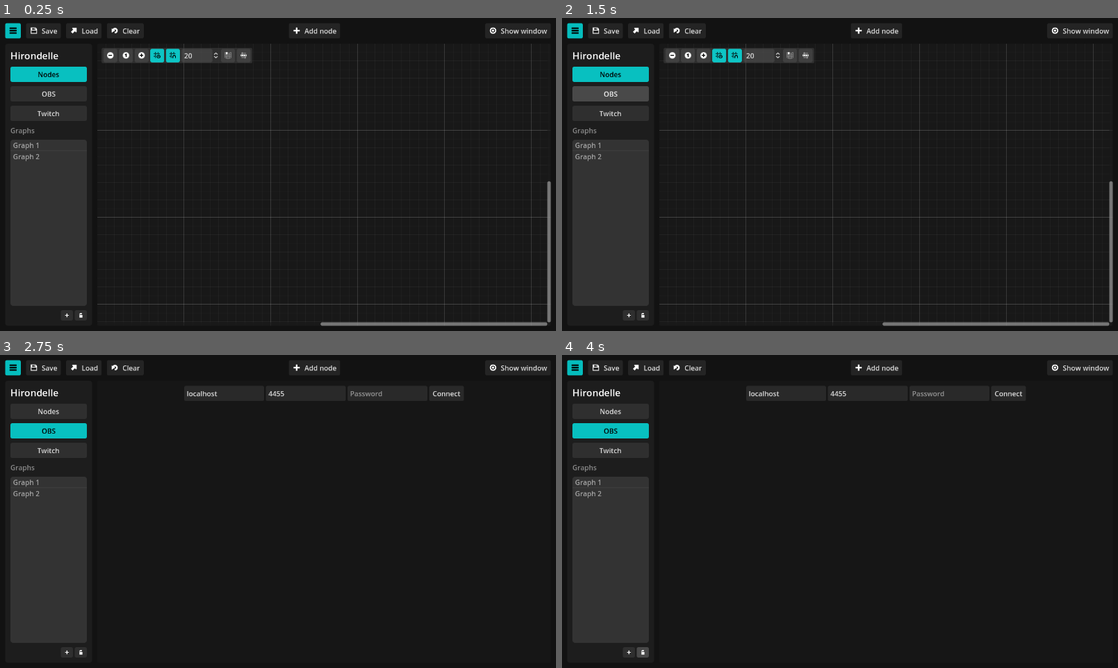
Above: before the commit, frames 1-4 (two rows, left to right).
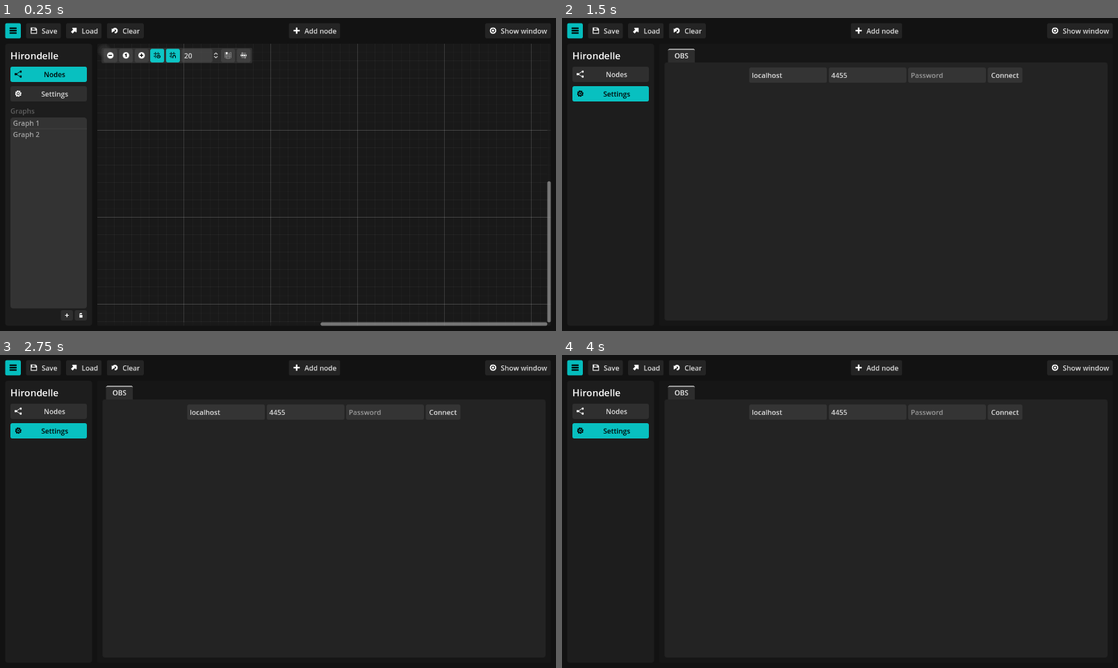
Above: after the commit, the same moments.

Repository: open-source-church/hirondelle-godot
Game: Godot game, scene res://scenes/controls/test.tscn
Same seed, same stepped clock (60 frames per second), same inputs: the game is played once before the commit and once after it.
Inputs (mouse positions are in pixels of both pictures, inside the frame that each line leads up to):
- Up to frame 1 (0.25 s): no input
- Up to frame 2 (1.5 s): click "Nodes" at 0.5 s; click (612, 93) at 1.25 s, where only the run before the commit has a clickable "OBS"
- Up to frame 3 (2.75 s): click (50, 430) at 2 s, where only the run after the commit has a clickable "Settings"
- Up to frame 4 (4 s): click (628, 652) at 2.77 s; click (645, 652) at 3.52 s

The runs differ from the first frame. In frame 1, 0.5% of the frame differs, in the area x 1-16%, y 16-46%; in frame 2, 6.1%, in the area x 1-100%, y 8-99%; in frame 3, 3.0%; in frame 4, 3.1%.

Commit message:
UI tweaks and code cleanup to prepare for multiple graph edits

Diff:
--- a/globals/global.gd
+++ b/globals/global.gd
@@ -1,6 +1,7 @@
 extends Node
 
 const VECTOR_WHITE_ICONS = preload("res://themes/kenney-game-icons/vector_whiteIcons.svg")
+const PORTS_TEXTURE =  preload("res://themes/ports.svg")
 
 var window : HWindow
 var OBS : OBSWebSocket
@@ -36,7 +37,6 @@
 	icon = ImageTexture.create_from_image(icon.get_image())
 	icon.set_size_override(Vector2i(icon_width, icon_width))
 	return icon
-	return Texture2D.new()
 
 func get_main_icon(icon : String, width : int) -> Texture2D:
 	var p = Vector2i(0, 0)
@@ -66,3 +66,10 @@
 	if "bool" in node._type:
 		return E.connection_colors[E.CONNECTION_TYPES.BOOL]
 	return Color.WHITE
+
+func reverse_icon(icon : Texture2D) -> Texture2D:
+	var img = icon.get_image()
+	img.flip_x()
+	var icon2 = ImageTexture.create_from_image(img)
+	icon2.set_size_override(icon.get_size())
+	return icon2
--- a/project.godot
+++ b/project.godot
@@ -21,6 +21,10 @@
 E="*res://globals/enums.gd"
 G="*res://globals/global.gd"
 
+[debug]
+
+gdscript/warnings/unused_private_class_variable=0
+
 [display]
 
 window/size/viewport_width=1280
--- a/scenes/controls/add_node_popup.gd
+++ b/scenes/controls/add_node_popup.gd
@@ -22,9 +22,9 @@
 func update_node_list() -> void:
 	lst_nodes.clear()
 
-	var _node_list = node_list.filter(func (i): return filter(i))
+	var _node_list = node_list.filter(func (_i): return filter(_i))
 
-	var last_category
+	var last_category = null
 
 	var i = 0
 	for n in _node_list:
@@ -62,7 +62,7 @@
 	hide()
 
 func select_item(idx : int) -> void:
-	var n = node_list.filter(func (n): return n._type == lst_nodes.get_item_metadata(idx)).front()
+	var n = node_list.filter(func (_n): return _n._type == lst_nodes.get_item_metadata(idx)).front()
 	if not n: return
 
 	var description = "[b]%s[/b]\n" % n._title
--- a/scenes/controls/test.gd
+++ b/scenes/controls/test.gd
@@ -9,11 +9,12 @@
 @onready var btn_window: Button = %BtnWindow
 @onready var h_window: HWindow = %HWindow
 @onready var btn_add_node: Button = %BtnAddNode
+@onready var graph_list: VBoxContainer = %GraphList
 
 @onready var btn_menu_nodes: Button = %BtnMenuNodes
-@onready var btn_menu_obs: Button = %BtnMenuOBS
-@onready var nodes: VBoxContainer = %Nodes
-@onready var obs: MarginContainer = %OBS
+@onready var btn_menu_settings: Button = %BtnMenuSettings
+@onready var nodes: TabContainer = %Nodes
+@onready var settings: MarginContainer = %Settings
 
 const ADD_NODE_POPUP = preload("res://scenes/controls/add_node_popup.tscn")
 var popup_add_node : Window
@@ -25,9 +26,11 @@
 	btn_clear.pressed.connect(graph_edit.clear)
 	btn_menu.toggled.connect(menu_panel.set_visible)
 	btn_window.toggled.connect(h_window.set_visible)
-	btn_menu_nodes.toggled.connect(nodes.set_visible)
-	btn_menu_obs.toggled.connect(obs.set_visible)
 	btn_add_node.pressed.connect(show_add_node_popup)
+	# Left menu
+	btn_menu_nodes.pressed.connect(show_tab.bind(nodes))
+	btn_menu_settings.pressed.connect(show_tab.bind(settings))
+	show_tab(nodes)
 
 	popup_add_node = ADD_NODE_POPUP.instantiate()
 	popup_add_node.visible = false
@@ -39,6 +42,8 @@
 	popup_add_node.show()
 	popup_add_node.focus_filter()
 
-func _process(_delta: float) -> void:
-	btn_menu_nodes.button_pressed = nodes.visible
-	btn_menu_obs.button_pressed = obs.visible
+func show_tab(tab : Control) -> void:
+	tab.visible = true
+	btn_menu_nodes.button_pressed = tab == nodes
+	btn_menu_settings.button_pressed = tab == settings
+	graph_list.visible = tab == nodes
--- a/scenes/controls/test.tscn
+++ b/scenes/controls/test.tscn
@@ -30,6 +30,14 @@
 atlas = ExtResource("3_5tveq")
 region = Rect2(960, 128, 64, 64)
 
+[sub_resource type="AtlasTexture" id="AtlasTexture_0ldwo"]
+atlas = ExtResource("3_5tveq")
+region = Rect2(320, 448, 64, 64)
+
+[sub_resource type="AtlasTexture" id="AtlasTexture_mb77y"]
+atlas = ExtResource("3_5tveq")
+region = Rect2(896, 128, 64, 64)
+
 [sub_resource type="AtlasTexture" id="AtlasTexture_j4uuc"]
 atlas = ExtResource("3_5tveq")
 region = Rect2(512, 64, 64, 64)
@@ -37,18 +45,6 @@
 [sub_resource type="AtlasTexture" id="AtlasTexture_v6sye"]
 atlas = ExtResource("3_5tveq")
 region = Rect2(512, 192, 64, 64)
-
-[sub_resource type="Gradient" id="Gradient_qfcjl"]
-offsets = PackedFloat32Array(0.880851, 1)
-colors = PackedColorArray(0, 1, 0, 1, 0, 1, 0, 0)
-
-[sub_resource type="GradientTexture2D" id="GradientTexture2D_xb823"]
-gradient = SubResource("Gradient_qfcjl")
-width = 32
-height = 32
-fill = 1
-fill_from = Vector2(0.5, 0.5)
-fill_to = Vector2(0.5, 1)
 
 [node name="Control" type="Control"]
 layout_mode = 3
@@ -158,24 +154,27 @@
 layout_mode = 2
 toggle_mode = true
 text = "Nodes"
-
-[node name="BtnMenuOBS" type="Button" parent="MarginContainer/VBoxContainer/Nodes/MenuPanel/MarginContainer/VBoxContainer"]
-unique_name_in_owner = true
-layout_mode = 2
-toggle_mode = true
-text = "OBS"
-
-[node name="BtnMenuTwitch" type="Button" parent="MarginContainer/VBoxContainer/Nodes/MenuPanel/MarginContainer/VBoxContainer"]
-layout_mode = 2
-text = "Twitch"
-
-[node name="Label2" type="Label" parent="MarginContainer/VBoxContainer/Nodes/MenuPanel/MarginContainer/VBoxContainer"]
-layout_mode = 2
-theme_override_colors/font_color = Color(1, 1, 1, 0.490196)
+icon = SubResource("AtlasTexture_0ldwo")
+
+[node name="BtnMenuSettings" type="Button" parent="MarginContainer/VBoxContainer/Nodes/MenuPanel/MarginContainer/VBoxContainer"]
+unique_name_in_owner = true
+layout_mode = 2
+toggle_mode = true
+text = "Settings"
+icon = SubResource("AtlasTexture_mb77y")
+
+[node name="GraphList" type="VBoxContainer" parent="MarginContainer/VBoxContainer/Nodes/MenuPanel/MarginContainer/VBoxContainer"]
+unique_name_in_owner = true
+layout_mode = 2
+size_flags_vertical = 3
+
+[node name="Label2" type="Label" parent="MarginContainer/VBoxContainer/Nodes/MenuPanel/MarginContainer/VBoxContainer/GraphList"]
+layout_mode = 2
+theme_override_colors/font_color = Color(1, 1, 1, 0.294118)
 text = "Graphs
 "
 
-[node name="ItemList" type="ItemList" parent="MarginContainer/VBoxContainer/Nodes/MenuPanel/MarginContainer/VBoxContainer"]
+[node name="ItemList" type="ItemList" parent="MarginContainer/VBoxContainer/Nodes/MenuPanel/MarginContainer/VBoxContainer/GraphList"]
 custom_minimum_size = Vector2(0, 200)
 layout_mode = 2
 size_flags_vertical = 3
@@ -184,19 +183,19 @@
 item_0/text = "Graph 1"
 item_1/text = "Graph 2"
 
-[node name="HBoxContainer" type="HBoxContainer" parent="MarginContainer/VBoxContainer/Nodes/MenuPanel/MarginContainer/VBoxContainer"]
-layout_mode = 2
-
-[node name="Control" type="Control" parent="MarginContainer/VBoxContainer/Nodes/MenuPanel/MarginContainer/VBoxContainer/HBoxContainer"]
+[node name="HBoxContainer" type="HBoxContainer" parent="MarginContainer/VBoxContainer/Nodes/MenuPanel/MarginContainer/VBoxContainer/GraphList"]
+layout_mode = 2
+
+[node name="Control" type="Control" parent="MarginContainer/VBoxContainer/Nodes/MenuPanel/MarginContainer/VBoxContainer/GraphList/HBoxContainer"]
 layout_mode = 2
 size_flags_horizontal = 3
 
-[node name="Button" type="Button" parent="MarginContainer/VBoxContainer/Nodes/MenuPanel/MarginContainer/VBoxContainer/HBoxContainer"]
+[node name="Button" type="Button" parent="MarginContainer/VBoxContainer/Nodes/MenuPanel/MarginContainer/VBoxContainer/GraphList/HBoxContainer"]
 layout_mode = 2
 theme_override_constants/icon_max_width = 12
 icon = SubResource("AtlasTexture_j4uuc")
 
-[node name="Button4" type="Button" parent="MarginContainer/VBoxContainer/Nodes/MenuPanel/MarginContainer/VBoxContainer/HBoxContainer"]
+[node name="Button4" type="Button" parent="MarginContainer/VBoxContainer/Nodes/MenuPanel/MarginContainer/VBoxContainer/GraphList/HBoxContainer"]
 layout_mode = 2
 theme_override_constants/icon_max_width = 12
 icon = SubResource("AtlasTexture_v6sye")
@@ -207,29 +206,23 @@
 current_tab = 0
 tabs_visible = false
 
-[node name="Nodes" type="VBoxContainer" parent="MarginContainer/VBoxContainer/Nodes/Tabs"]
-unique_name_in_owner = true
-layout_mode = 2
+[node name="Nodes" type="TabContainer" parent="MarginContainer/VBoxContainer/Nodes/Tabs"]
+unique_name_in_owner = true
+layout_mode = 2
+current_tab = 0
+tabs_visible = false
 metadata/_tab_index = 0
 
 [node name="GraphEdit" type="GraphEdit" parent="MarginContainer/VBoxContainer/Nodes/Tabs/Nodes"]
 unique_name_in_owner = true
 layout_mode = 2
 size_flags_vertical = 3
-minimap_enabled = false
 script = ExtResource("1_s4m1c")
-
-[node name="PortSelectionRect" type="TextureRect" parent="MarginContainer/VBoxContainer/Nodes/Tabs/Nodes/GraphEdit"]
+metadata/_tab_index = 0
+
+[node name="Settings" type="MarginContainer" parent="MarginContainer/VBoxContainer/Nodes/Tabs"]
+unique_name_in_owner = true
 visible = false
-z_index = -1
-layout_mode = 0
-offset_right = 32.0
-offset_bottom = 32.0
-texture = SubResource("GradientTexture2D_xb823")
-
-[node name="OBS" type="MarginContainer" parent="MarginContainer/VBoxContainer/Nodes/Tabs"]
-unique_name_in_owner = true
-visible = false
 layout_mode = 2
 theme_override_constants/margin_left = 12
 theme_override_constants/margin_top = 12
@@ -237,7 +230,22 @@
 theme_override_constants/margin_bottom = 12
 metadata/_tab_index = 1
 
-[node name="OBS" parent="MarginContainer/VBoxContainer/Nodes/Tabs/OBS" instance=ExtResource("2_v0q7l")]
+[node name="TabContainer" type="TabContainer" parent="MarginContainer/VBoxContainer/Nodes/Tabs/Settings"]
+layout_mode = 2
+current_tab = 0
+
+[node name="OBS" type="PanelContainer" parent="MarginContainer/VBoxContainer/Nodes/Tabs/Settings/TabContainer"]
+layout_mode = 2
+metadata/_tab_index = 0
+
+[node name="MarginContainer" type="MarginContainer" parent="MarginContainer/VBoxContainer/Nodes/Tabs/Settings/TabContainer/OBS"]
+layout_mode = 2
+theme_override_constants/margin_left = 12
+theme_override_constants/margin_top = 12
+theme_override_constants/margin_right = 12
+theme_override_constants/margin_bottom = 12
+
+[node name="OBS" parent="MarginContainer/VBoxContainer/Nodes/Tabs/Settings/TabContainer/OBS/MarginContainer" instance=ExtResource("2_v0q7l")]
 layout_mode = 2
 
 [node name="HWindow" parent="." instance=ExtResource("7_vwegq")]
--- a/scenes/nodes/base_node.gd
+++ b/scenes/nodes/base_node.gd
@@ -113,14 +113,7 @@
 		emit(port_name)
 
 func get_port_icon(n := 0, width := 10) -> Texture2D:
-	return G.get_icon_from_atlas(preload("res://themes/ports.svg"), n, 0, 32, width)
-
-func _reverse_icon(icon : Texture2D) -> Texture2D:
-	var img = icon.get_image()
-	img.flip_x()
-	var icon2 = ImageTexture.create_from_image(img)
-	icon2.set_size_override(icon.get_size())
-	return icon2
+	return G.get_icon_from_atlas(G.PORTS_TEXTURE, n, 0, 32, width)
 
 ## Turn on and off slots and give them the proper color
 func update_slots() -> void:
@@ -137,18 +130,18 @@
 			set_slot_type_right(slot_index, c.type)
 			set_slot_color_left(slot_index, E.connection_colors[c.type])
 			set_slot_color_right(slot_index, E.connection_colors[c.type])
-			var icon
+			var _icon
 			if c.type == E.CONNECTION_TYPES.FLOW:
-				icon = get_port_icon(3, 15)
+				_icon = get_port_icon(3, 15)
 			elif c.is_dictionary:
-				icon = get_port_icon(2, 10)
+				_icon = get_port_icon(2, 10)
 			else:
 				icon = get_port_icon(0, 10)
 			#var icon_width = 14 if c.type == E.CONNECTION_TYPES.FLOW else 10
 			#var icon_idx = 2 if c.is_dictionary else 0
 			#var icon = get_port_icon(icon_idx, icon_width)
-			set_slot_custom_icon_right(slot_index, icon)
-			set_slot_custom_icon_left(slot_index, icon)
+			set_slot_custom_icon_right(slot_index, _icon)
+			set_slot_custom_icon_left(slot_index, _icon)
 
 			slot_index += 1
 
--- a/scenes/nodes/h_graph_edit.gd
+++ b/scenes/nodes/h_graph_edit.gd
@@ -1,11 +1,12 @@
 extends GraphEdit
 class_name HGraphEdit
 
-@onready var selection_rect: TextureRect = $PortSelectionRect
+@onready var selection_rect: TextureRect # = $PortSelectionRect
 
 var connections : HGraphConnections
 
 func _ready() -> void:
+	# Setup valid connections
 	add_valid_connection_type(E.CONNECTION_TYPES.INT, E.CONNECTION_TYPES.FLOAT)
 	add_valid_connection_type(E.CONNECTION_TYPES.INT, E.CONNECTION_TYPES.VARIANT)
 	add_valid_connection_type(E.CONNECTION_TYPES.FLOAT, E.CONNECTION_TYPES.VARIANT)
@@ -15,8 +16,25 @@
 	add_valid_connection_type(E.CONNECTION_TYPES.COLOR, E.CONNECTION_TYPES.VARIANT)
 	popup_request.connect(show_popup) # FIXME: see comment in show_popup
 
+	# Initial settings
+	minimap_enabled = false
+	zoom_min = 0.05
+
+	# Setup connections
 	connections = HGraphConnections.new()
 	connections.graph = self
+
+	# Setup selection rect
+	selection_rect = TextureRect.new()
+	selection_rect.texture = G.get_icon_from_atlas(G.PORTS_TEXTURE, 0, 1, 32, 32)
+	selection_rect.z_index = -1
+	add_child(selection_rect)
+
+func _process(_delta: float) -> void:
+	# Makes grid lighter when zooming out (otherwise the screen is saturated)
+	if zoom < 0.5:
+		add_theme_color_override("grid_major", Color(1, 1, 1, 0.2 * zoom))
+		add_theme_color_override("grid_minor", Color(1, 1, 1, 0.05 * zoom))
 
 func on_child_enter_tree(node : Node):
 	if node is HBaseNode:
@@ -53,7 +71,7 @@
 			print("Popup Menu")
 
 ## FIXME: doesn't work with multiple windows: some components lose ability to focus ..?
-func show_popup(at_position: Vector2) -> void:
+func show_popup(_at_position: Vector2) -> void:
 	print("FIXME: show popup")
 	#var popup = add_node_button.get_popup()
 	##popup.position = at_position
@@ -96,6 +114,7 @@
 		if hover_port:
 			selection_rect.scale = Vector2.ONE * zoom
 			selection_rect.position = -scroll_offset + hover_port.node.position_offset * zoom + hover_port.node.get_port_position(hover_port.side, hover_port.index) * zoom - selection_rect.size / 2 * zoom
+			selection_rect.modulate = E.connection_colors[hover_port.node.get_port_type(hover_port.side, hover_port.index)]
 			mouse_default_cursor_shape = Control.CURSOR_CROSS
 		else:
 			mouse_default_cursor_shape = Control.CURSOR_ARROW
@@ -236,8 +255,6 @@
 	for c in to_paste.connections:
 		c.from_node = name_map.get(c.from_node, c.from_node)
 		c.to_node = name_map.get(c.to_node, c.to_node)
-		var from = get_node_by_id(c.from_node)
-		var to = get_node_by_id(c.to_node)
 		connections.add_connection_names(c.from_node, c.from_port, c.to_node, c.to_port, c.get("visible", true))
 
 func _on_duplicate_nodes_request() -> void:
--- a/themes/ports.svg
+++ b/themes/ports.svg
@@ -23,9 +23,9 @@
      inkscape:pagecheckerboard="0"
      inkscape:deskcolor="#d1d1d1"
      inkscape:document-units="px"
-     inkscape:zoom="14.400345"
-     inkscape:cx="92.497783"
-     inkscape:cy="12.152487"
+     inkscape:zoom="10.182582"
+     inkscape:cx="62.459603"
+     inkscape:cy="33.881388"
      inkscape:window-width="3440"
      inkscape:window-height="1370"
      inkscape:window-x="0"
@@ -73,5 +73,12 @@
        style="fill:#e6e6e6;fill-rule:evenodd;stroke:#f9f9f9;stroke-width:1.91353;stroke-linejoin:round;paint-order:stroke markers fill"
        d="M 26.356758,0.95677155 32.909891,4.1405003 V 4.3261758 L 26.356758,7.5099046 Z"
        sodipodi:nodetypes="ccccc" />
+    <ellipse
+       style="fill:#ffffff;fill-rule:evenodd;stroke:#ffffff;stroke-width:1.8638;stroke-linejoin:round;-inkscape-stroke:none;paint-order:stroke markers fill;stroke-opacity:0.5053879"
+       id="ellipse1"
+       cx="4.2333326"
+       cy="12.700013"
+       rx="3.3014326"
+       ry="3.3014376" />
   </g>
 </svg>
